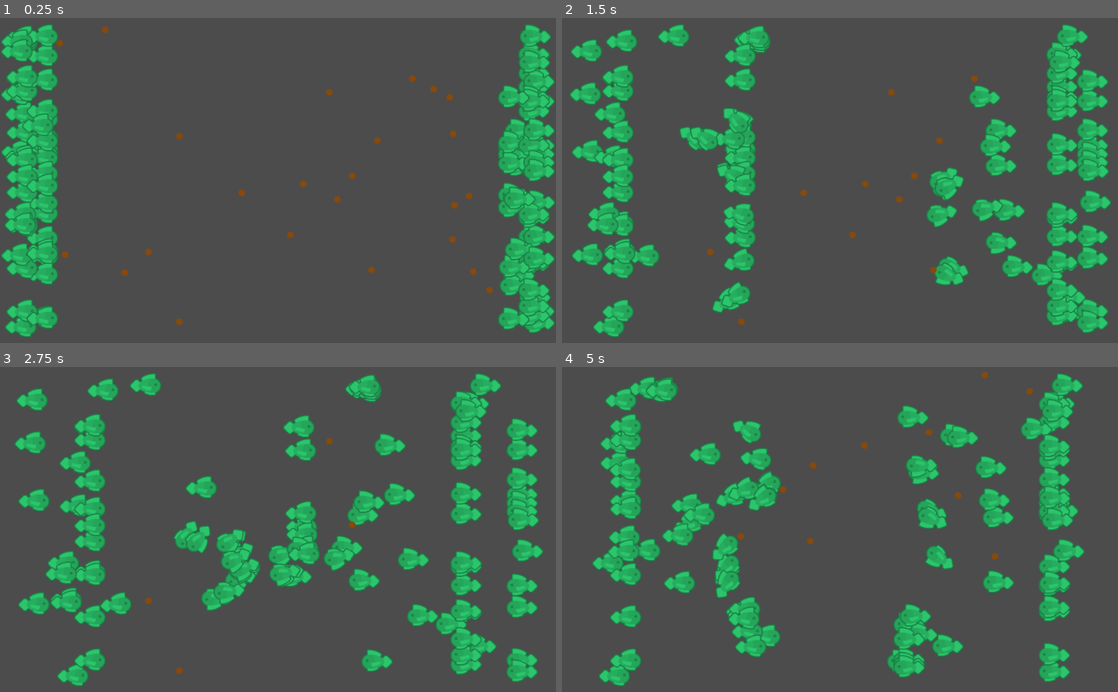
Above: before the commit, frames 1-4 (two rows, left to right).
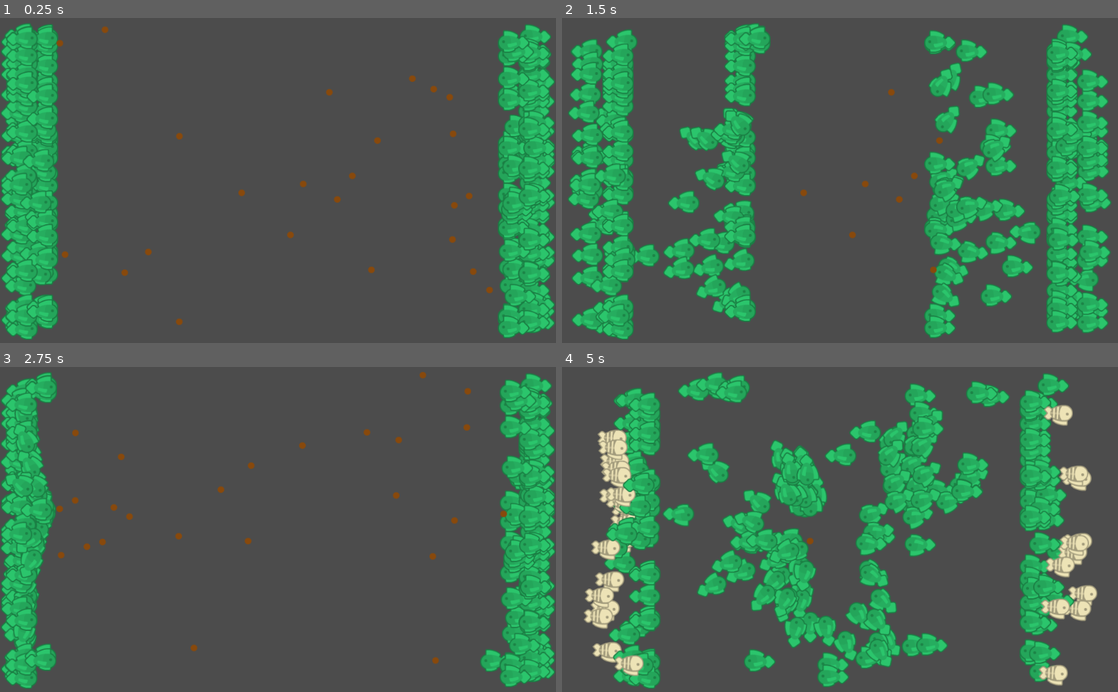
Above: after the commit, the same moments.

Repository: franklinmatheus/aquarium
Game: Godot game, scene res://scenes/Simulation.tscn
Two runs of this game, one before a commit and one after it. Both use one fixed random seed, a clock stepped at 60 frames per second and the inputs below.
Inputs (mouse positions are in pixels of both pictures, inside the frame that each line leads up to):
- Up to frame 1 (0.25 s): no input
- Up to frame 2 (1.5 s): move the mouse to (595, 40) at 0.52 s; click (595, 40) at 0.67 s; move the mouse to (717, 118) at 1.27 s; click (717, 118) at 1.42 s
- Up to frame 3 (2.75 s): move the mouse to (500, 659) at 2.02 s; click (500, 659) at 2.17 s
- Up to frame 4 (5 s): move the mouse to (867, 526) at 2.77 s; click (867, 526) at 2.92 s; move the mouse to (589, 604) at 3.52 s; click (589, 604) at 3.67 s; move the mouse to (1079, 435) at 4.27 s; click (1079, 435) at 4.42 s

The runs differ from the first frame. In frame 1, 8.4% of the frame differs, in the area x 0-100%, y 1-99%; in frame 2, 18%; in frame 3, 29%; in frame 4, 38%, in the area x 3-97%, y 1-99%.

Commit message:
Using File to save a csv file

Diff:
--- a/scenes/Simulation.tscn
+++ b/scenes/Simulation.tscn
@@ -1,6 +1,6 @@
 [gd_scene load_steps=2 format=2]
 
-[ext_resource path="res://Simulation.gd" type="Script" id=1]
+[ext_resource path="res://scripts/Simulation.gd" type="Script" id=1]
 
 [node name="Simulation" type="Node2D"]
 script = ExtResource( 1 )
--- a/scripts/FishMovement.gd
+++ b/scripts/FishMovement.gd
@@ -25,6 +25,10 @@
 
 # Called every frame. 'delta' is the elapsed time since the previous frame.
 func _process(delta):
+	if currentState == "morto":
+		dead_state(delta)
+		return
+
 	currentDuration -= delta
 
 	if currentDuration <= 0:
@@ -56,8 +60,6 @@
 		full_state(delta)
 	elif currentState == "faminto":
 		starving_state(delta)
-	elif currentState == "morto":
-		dead_state(delta)
 
 func normal_state(delta):
 	position.x = position.x + (get_current_speed() * delta * direction)
@@ -123,6 +125,8 @@
 	lookingAtFood = true
 
 func look_straight():
+	if currentState == "morto":
+		return
 	currentState = "normal"
 	currentFood  = null
 	rotation = 0
--- a/Simulation.gd
+++ b/scripts/Simulation.gd
@@ -12,20 +12,22 @@
 export var radarSizeRangeMin = 50
 export var radarSizeRangeMax = 100
 
-export var initialPopulation = 100
+export var initialPopulation = 250
 export var dailyFood = 25
 export var mutationRate = 0.2
 
 var foods = []
 var fishes = []
 
-var fishes_data = ''
-
 func _ready():
 	randomize()
 	create_fishes()
 	create_foods()
-	pass
+
+	var save_data = File.new()
+	save_data.open("user://fishes_data.csv", File.WRITE)
+	save_data.store_string('normalSpeed,maxEnergy,foodRadarSize,foodEatenMean,age\n')
+	save_data.close()
 
 func _process(delta):
 	food_step()
@@ -35,9 +37,10 @@
 		reproduce()
 		reset_fishes()
 		create_foods()
-	else:
-		if !has_alive_fishes():
-			print(fishes_data)
+
+	if !has_alive_fishes():
+		clear_dead_fishes()
+		get_tree().quit()
 
 func reproduce():
 	for fish in fishes:
@@ -70,21 +73,37 @@
 func has_alive_fishes():
 	for fish in fishes:
 		if fish.currentState != "morto":
-			continue
-		else:
 			return true
 	return false
+
+func mean_list(list):
+	if len(list) == 0:
+		return 0
+
+	var sum = 0
+	for item in list:
+		sum += item
+	return sum/len(list)
 
 func clear_dead_fishes():
 	var toRemove = []
 	var index = -1
+	var save_data = File.new()
+	save_data.open("user://fishes_data.csv", File.READ_WRITE)
+	save_data.seek_end()
 
 	for fish in fishes:
 		index += 1
 		if fish.currentState == "morto":
 			toRemove.push_front(index)
-			fishes_data += str(fish.normalSpeed)+','+str(fish.maxEnergy)+','+str(fish.foodRadarSize)+','+str(fish.extras.age)+'\n'
+			save_data.store_string(str(fish.normalSpeed)+','+
+				str(fish.maxEnergy)+','+
+				str(fish.foodRadarSize)+','+
+				str(mean_list(fish.extras.food_history))+','+
+				str(fish.extras.age)+'\n'
+			)
 
+	save_data.close()
 	for i in toRemove:
 		fishes[i].queue_free()
 		fishes.remove(i)
@@ -93,11 +112,9 @@
 	for fish in fishes:
 		fish.position = fish.extras.initialPosition
 		fish.direction = fish.extras.initialDirection
+		fish.extras.food_history.append(fish.extras.foodEatenToday)
 		fish.extras.foodEatenToday = 0
 		fish.extras.age += 1
-
-	if len(fishes) == 0:
-		print(fishes_data)
 
 func create_fishes():
 	for i in range(0, initialPopulation):
@@ -145,6 +162,7 @@
 	fish.extras.initialDirection = fish.direction
 	fish.extras.foodEatenToday = 0
 	fish.extras.age = 0
+	fish.extras.food_history = []
 
 	fish.connect("food_eaten", self, "on_food_eaten")
 
